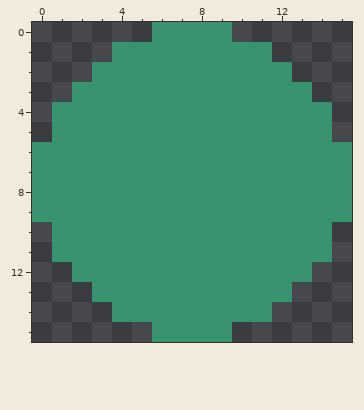
One commit to this pixel-art file: Assets/_Game/Sprites/Object/lighter.aseprite. Above, as it was before the edit.
16x16 pixels, 1 frame.
The same view after the edit:
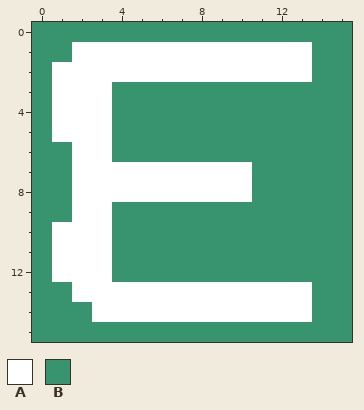
Palette (. is transparent): A #ffffff  B #37946e
From old to new:
Colour A now appears in row 1 at x 2 to 3 and 12 to 13; in row 2 at x 1 to 2 and 13; in row 3 at x 1; in row 12 at x 1; in row 13 at x 2 and 13; in row 14 at x 3 and 12 to 13.
The author changed colour B to colour A in row 1 at x 4 to 11; in row 2 at x 3 to 12; in row 3 at x 2 to 3; in rows 4 to 5 at x 1 to 3; in row 6 at x 2 to 3; in rows 7 to 8 at x 2 to 10.
The author changed colour B to colour A in row 9 at x 2 to 3; in rows 10 to 11 at x 1 to 3; in row 12 at x 2 to 3; in row 13 at x 3 to 12; in row 14 at x 4 to 11.
Colour B now appears in row 0 at x 0 to 5 and 10 to 15; in row 1 at x 0 to 1 and 14 to 15; in rows 2 to 3 at x 0 and 14 to 15; in rows 4 to 5 at x 0 and 15; in rows 10 to 11 at x 0 and 15; in row 12 at x 0 and 14 to 15.
Colour B now appears in row 13 at x 0 to 1 and 14 to 15; in row 14 at x 0 to 2 and 14 to 15; in row 15 at x 0 to 5 and 10 to 15.
Boxes around the changes in both pictures, in picture pixels (x1, y1, x2, y2):
changed: (32, 22, 352, 342)
